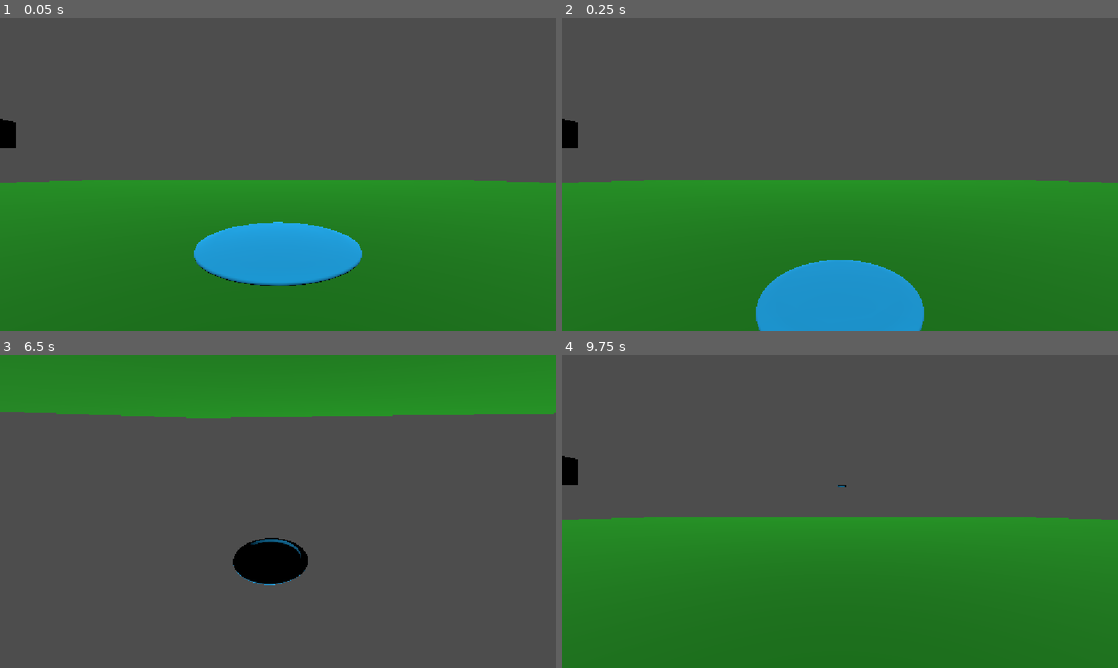
Above: before the commit, frames 1-4 (two rows, left to right).
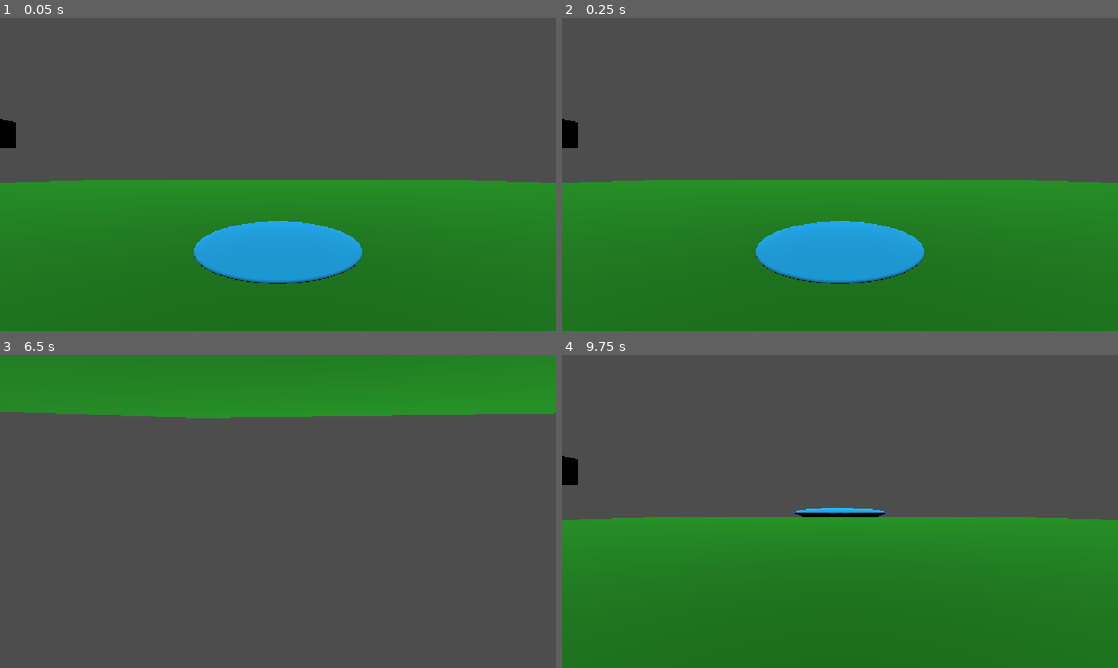
Above: after the commit, the same moments.

Repository: PastarDev/godot-disc-golf
Game: Godot game, scene res://main.tscn
The game is run twice, just before and just after one commit, with the same random seed, the same clock (stepped at 60 frames per second) and the same inputs.
Inputs:
- Up to frame 1 (0.05 s): no input
- Up to frame 2 (0.25 s): no input
- Up to frame 3 (6.5 s): hold Space (throw_disc) 0.53-1.28 s; tap S (cam_down) at 1.35 s; tap Space (throw_disc) at 1.55, 2.3, 3.05, 3.5, 3.8, 4.55, 5.85 s; tap Enter at 2, 5 s; hold A (cam_left) 2.03-2.78 s; tap D (cam_right) at 2.85 s; hold W (cam_up) 3.53-4.28 s; tap E (hold_disc) at 4.35 s; hold Space (throw_disc) 5.03-5.78 s
- Up to frame 4 (9.75 s): hold S (cam_down) 6.53-7.28 s; tap Space (throw_disc) at 6.8, 7.55, 8.3, 9.05, 9.5 s; tap A (cam_left) at 7.35 s; tap Enter at 8 s; hold D (cam_right) 8.03-8.78 s; tap W (cam_up) at 8.85 s; hold E (hold_disc) from 9.53 s (still down)

The runs differ from the first frame. In frame 1, 0.6% of the frame differs, in the area x 34-66%, y 64-86%; in frame 2, 8.5%, in the area x 34-66%, y 64-100%; in frame 3, 1.6%; in frame 4, 0.4%.

Commit message:
changed disc script
changed disc hold speed and added a variable for power and did my best to calculate the throw height based off of the throw power but idk if its good

Diff:
--- a/holdDisc.gd
+++ b/holdDisc.gd
@@ -2,7 +2,8 @@
 
 @export var camera: Camera3D
 @export var distance_in_front: float = 2.0
-@export var follow_strength: float = 10.0
+@export var follow_strength: float = 50.0
+@export var throw_power: float = 100
 
 func _integrate_forces(state: PhysicsDirectBodyState3D) -> void:
 	if Input.is_action_pressed("hold_disc"):
@@ -18,7 +19,7 @@
 
 func _ready() -> void:
 
-	#gravity_scale = 0.0
+	gravity_scale = 0.0
 
 	global_position = Vector3 (0, 1.2, 3)
 
@@ -31,7 +32,7 @@
 
 		gravity_scale = 1
 
-		constant_force = Vector3 (0, 50, -100)
+		constant_force = Vector3 (0, throw_power/2, -throw_power)
 
 		await get_tree().create_timer(0.2).timeout
 
@@ -39,3 +40,5 @@
 
 	if global_position.y <= 0.1:
 		linear_velocity = Vector3.ZERO
+
+		gravity_scale = 0.0
--- a/main.tscn
+++ b/main.tscn
@@ -33,6 +33,7 @@
 constant_force = Vector3(0, 7, -5)
 script = ExtResource("3_1bvp3")
 camera = NodePath("../player/Camera3D")
+throw_power = 70.0
 
 [node name="MeshInstance3D" parent="." unique_id=1092041770 instance=ExtResource("2_h2yge")]
 
Empty file added: discForceStop.gd
Not shown, removed: discForceStop.gd.uid
